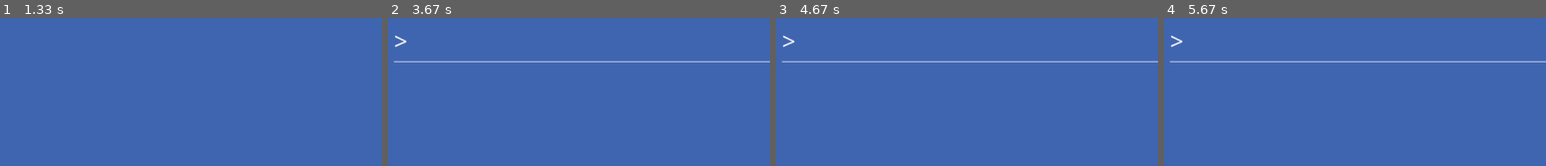
Above: before the commit, frames 1-4 (left to right).
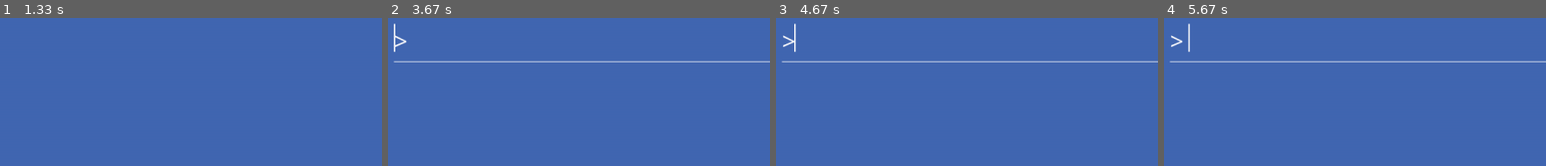
Above: after the commit, the same moments.

Repository: FrancisLangit/zuckbot
Game: pygame game, started from zuckbot/main.py
Two runs of this game, one before a commit and one after it. Both use one fixed random seed, a clock stepped at 60 frames per second and the inputs below.
Inputs:
- Up to frame 1 (1.33 s): tap Enter at 0.33 s; hold Esc 0.67-1.13 s; hold Right 0.67-1.13 s; type "an" at 1.22 s
- Up to frame 2 (3.67 s): type "n" at 1.42 s; tap Enter at 1.55 s; hold Right 1.77-2.23 s; hold Right 2.32-2.78 s; hold Left 2.82-3.35 s; hold Left from 3.38 s (still down)
- Up to frame 3 (4.67 s): release Left at 3.78 s; hold Right 3.82-4.45 s; hold Left from 4.48 s (still down)
- Up to frame 4 (5.67 s): release Left at 4.95 s; hold Right 4.98-5.45 s; hold Right from 5.48 s (still down)
The pictures show only the part of the screen within x 0-50%, y 0-50%; the shares and areas given below are measured in that part.

Frame 1 is identical in both runs. In frame 2, less than 0.1% of the frame differs, in the area x 1-2%, y 3-24%; in frame 3, less than 0.1%; in frame 4, 0.1%, in the area x 6-7%, y 3-24%.

Commit message:
Fix stuck key upon exit to title screen bug

Diff:
--- a/zuckbot/gamestates/game_screen.py
+++ b/zuckbot/gamestates/game_screen.py
@@ -22,7 +22,7 @@
     def _check_keydown_events(self, event):
         """Checks of keydown events of the gamestate."""
         if event.key == pygame.K_ESCAPE:
-            self.question_input.text_input.clear_text()
+            self.question_input.reset()
             self.is_running = False
             self.main.title_screen.is_running = True
             self.main.title_screen.run_gamestate()
--- a/zuckbot/gamestates/objects/question_input.py
+++ b/zuckbot/gamestates/objects/question_input.py
@@ -33,6 +33,12 @@
         self.text_input.update(events)
 
 
+    def reset(self):
+        """Reset value of self.text_input. Helps in preventing stuck key in
+        input field upon exit to title screen."""
+        self.text_input = self._get_text_input()
+
+
     def blitme(self):
         """Blits the object onto the screen."""
         self.screen.blit(
